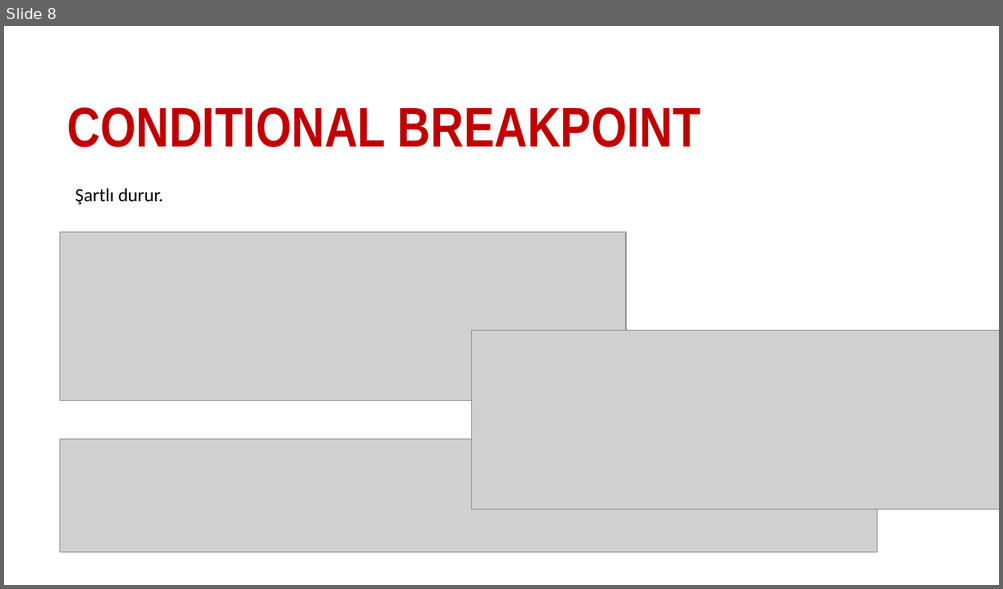
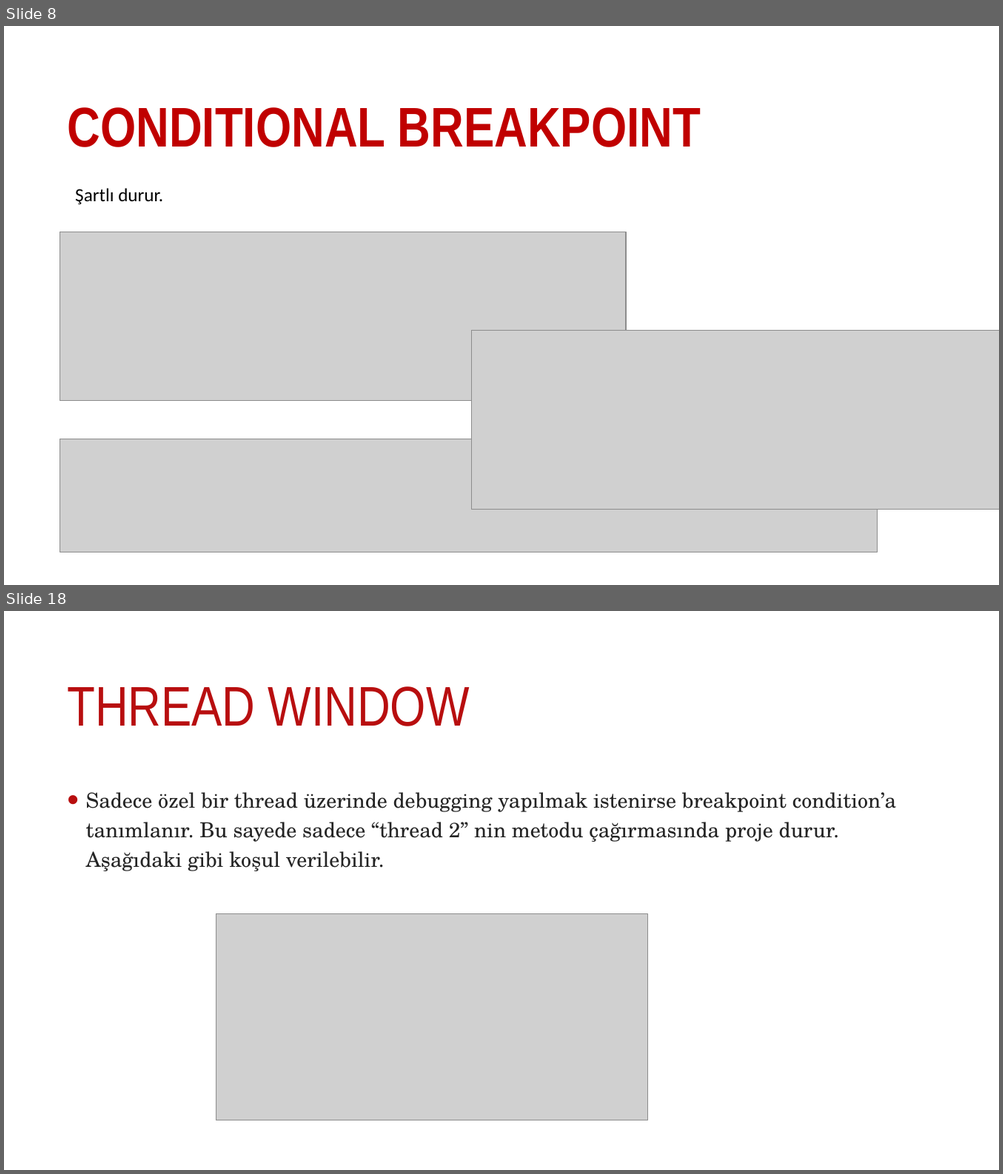
Before and after one commit to sametozalp/staj, a slide deck: debug.pptx. Shown one above the other, each under a label of ours: slide 8 before the commit, slides 8 and 18 after it; the slides between them are not shown. The pictures are 1003x589 and 1003x1174 pixels, drawn with LibreOffice and Linux fonts; fonts in the diff are those of the drawing; grey boxes stand for pictures; background and template pictures are left out. Boxes give left, top, right and bottom in pixels: in the first picture for what was removed or moved away, otherwise in the second. Text is boxed around its words. In the diff, an @@ line names an element or a change of style, - is before the commit and + after.

```diff
--- a/debug.pptx
+++ b/debug.pptx
@@ slide 18 added at <box>4,611,999,1170</box>, background picture (left out) @@
@@ title added at <box>67,686,469,726</box>, 54 pt, text #B80E0F @@
+THREAD WINDOW
@@ text added at <box>86,792,896,871</box>, 20 pt, text #242424 @@
+• Sadece özel bir thread üzerinde debugging yapılmak istenirse breakpoint condition’a tanımlanır. Bu sayede sadece “thread 2” nin metodu çağırmasında proje durur. Aşağıdaki gibi koşul verilebilir.
@@ picture added at <box>216,914,648,1121</box> @@
```
Also in this commit, not shown: 1 slide changed, 10 other slides added, 20 other files.
